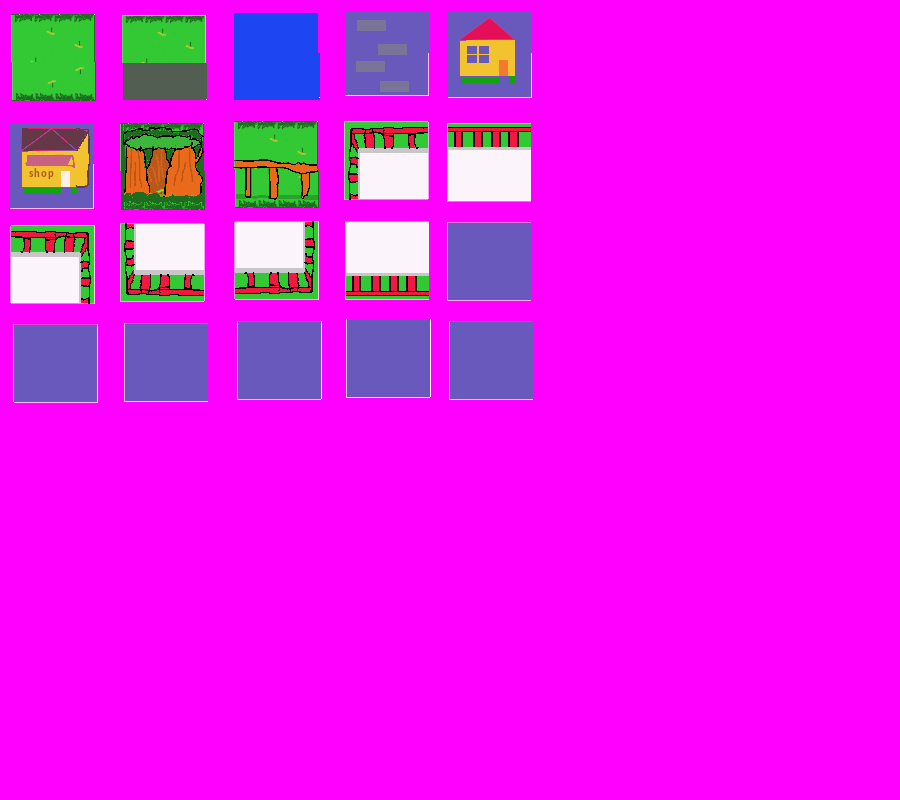
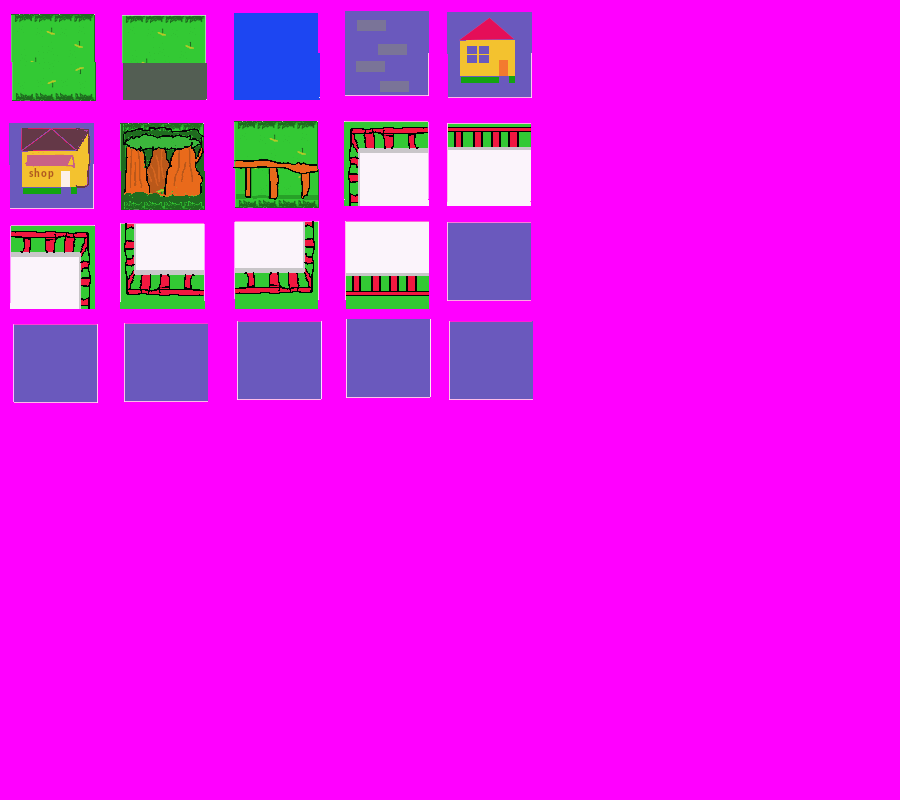
Two versions of the same layered image (900×800). Layer-by-layer changes:
painted on "mapa.bmp" over <box>10,122,531,309</box>
